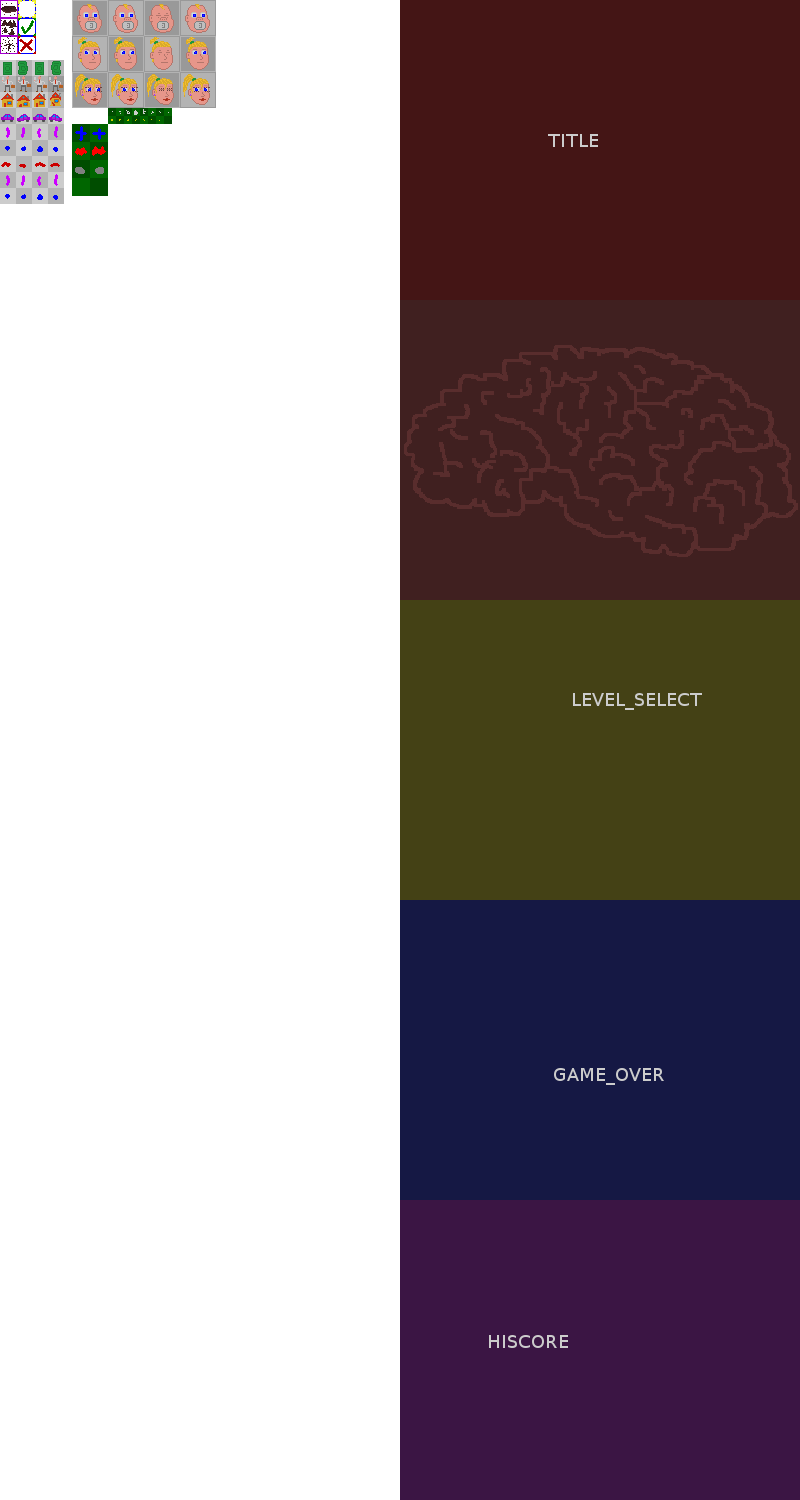
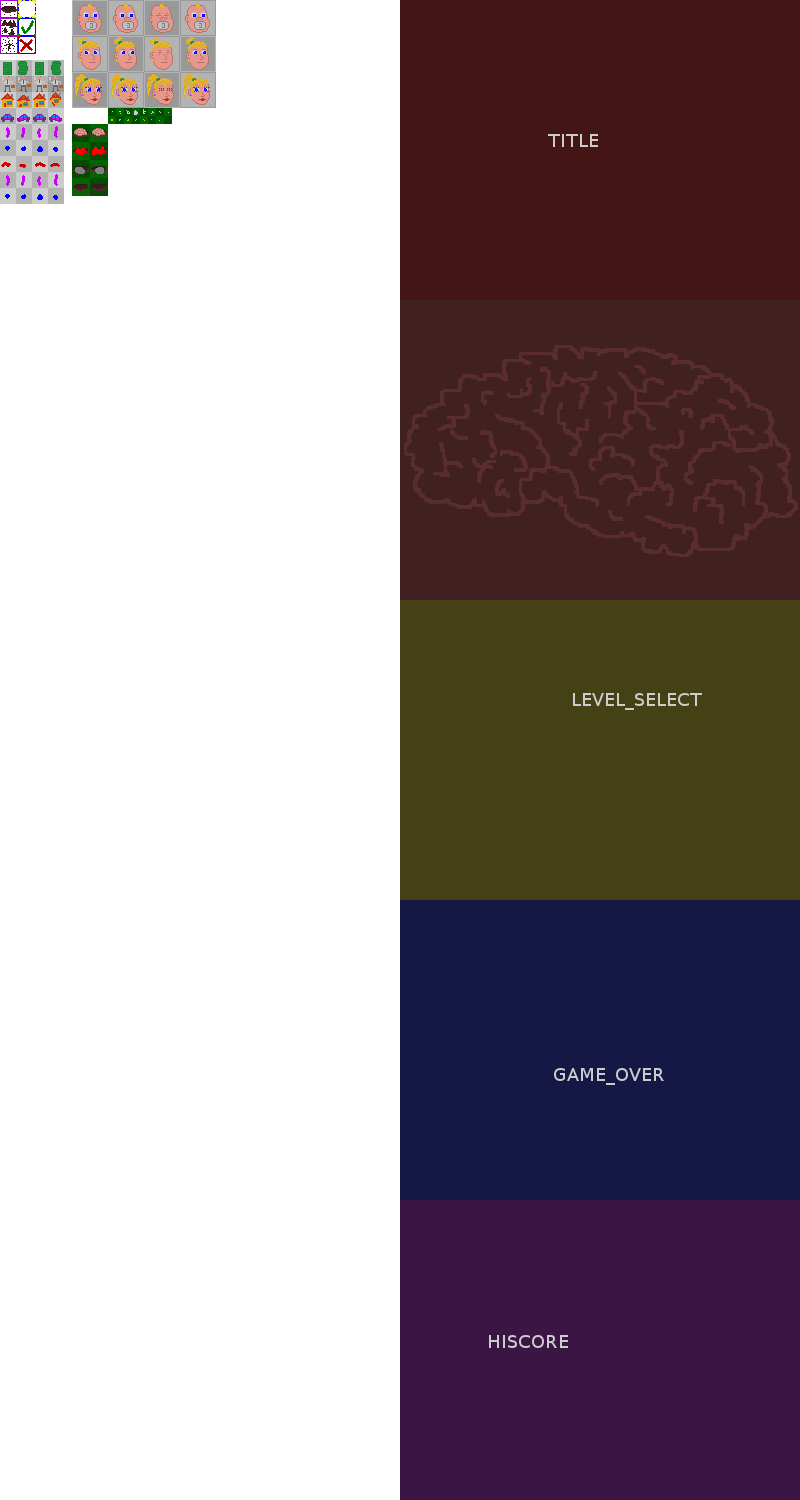
Before/after of a w=800, h=1500 layered artwork. What changed in the layer stack:
painted on "gfx" over [73, 126, 107, 194]
painted on "helpers" over [73, 126, 107, 194]
